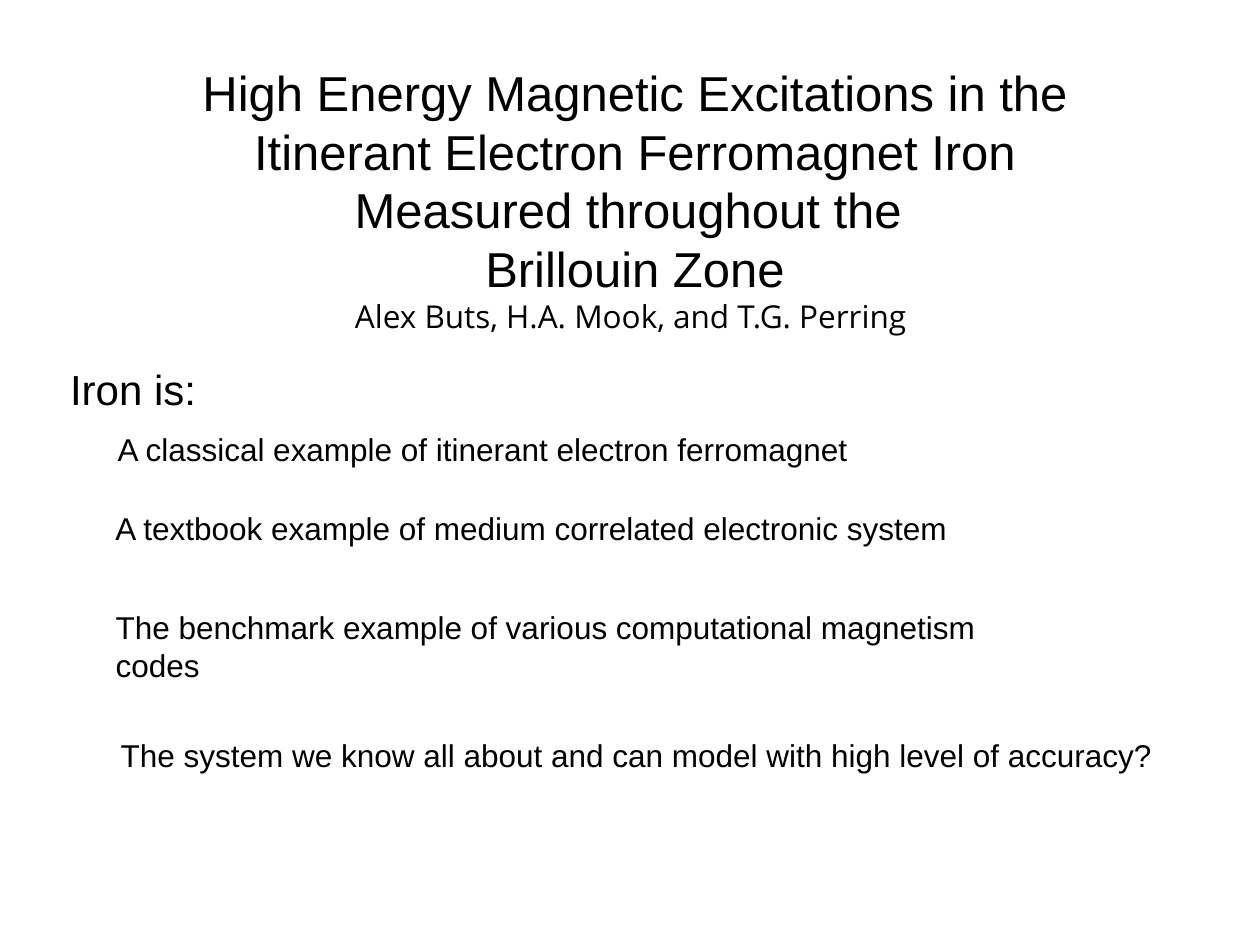
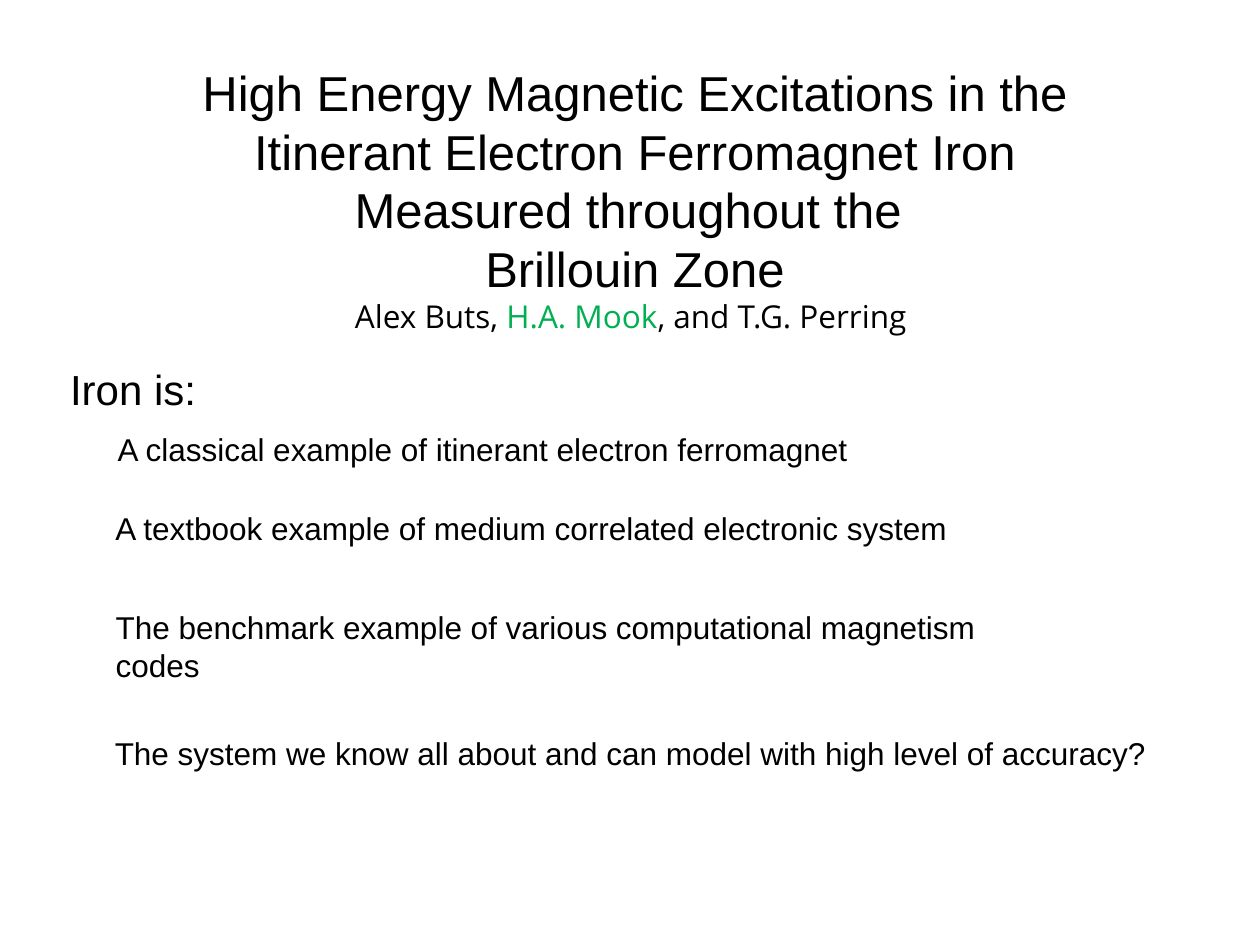
Before and after one commit to abuts/Fe, a slide deck: slide 1 of June2017/Icns2017/ICNS2017.ppt. Drawn at 1260x945 pixels with LibreOffice and Linux fonts; fonts in the diff are those of the drawing; background and template pictures are left out. Boxes give left, top, right and bottom in pixels: in the first picture for what was removed or moved away, otherwise in the second. Text is boxed around its words. In the diff, an @@ line names an element or a change of style, - is before the commit and + after.

```diff
--- a/June2017/Icns2017/ICNS2017.ppt
+++ b/June2017/Icns2017/ICNS2017.ppt
@@ text at bbox=[355, 304, 906, 336]: text colour #000000 to #00B050 in "H.A. Mook," @@
@@ text "The system we know all ...": place and size @@
-text "The system we know all ..." at bbox=[121, 744, 1151, 773]
+text "The system we know all ..." at bbox=[115, 742, 1145, 771]
```
Also in this commit, not shown: 6 other slides changed, 5 slides added, 6 slides removed, 4 other files.
